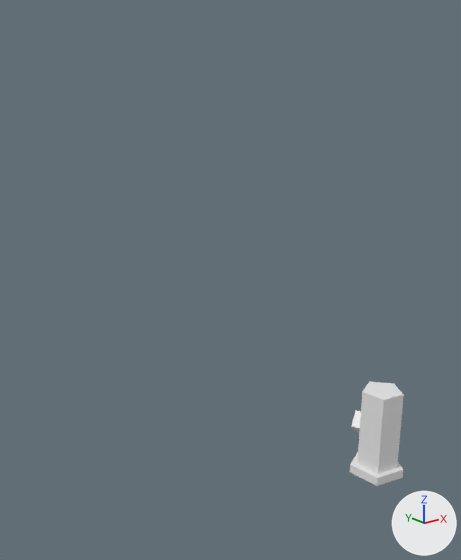
What one commit did to the OBJ model assets/models/pipe/pipe.obj.
Before and after are seen from a camera (50 mm lens) standing at (-15.88, -11.82, 12.86) and looking at (-5.75, 0.84, 7.79). Arrows for +X, +Y and +Z are at lower right; the lights stay in place. The first picture is the older version. Where no turn or scale is listed for an object, it has been applied to the vertices.

Names of what the first picture shows: 'Valve_Pipe'.
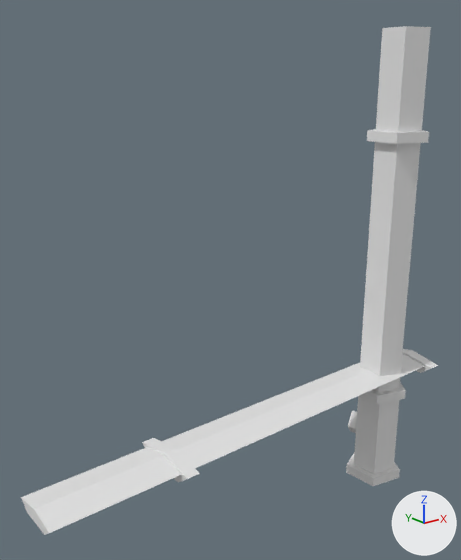
What differs and where, as boxes [x1, y1, x2, y2] in the pictures (461 x 560 px; the box of a moved part takes in the faces that stretch with it):
'Valve_Pipe', reshaped (660% wider, 386% taller)
    before: [350, 382, 404, 486]
    after: [21, 26, 438, 535]
part 1 of me_valve_pipe, moved or reshaped
    before: [350, 452, 403, 486]
    after: [346, 452, 400, 486]
part 2 of me_valve_pipe, moved or reshaped
    before: [351, 382, 404, 474]
    after: [348, 396, 400, 474]
part 3 of me_valve_pipe, added
    after: [21, 26, 438, 535]

The edits, one by one:
me_valve_pipe is used by ob_valve_pipe; location (0.0, 0.0, 0.0).
me_valve_pipe had 31 vertices, 22 faces and spanned x -0.8..0.93, y -0.85..0.93, z 0.0..3.06.
me_valve_pipe now has 119 vertices, 78 faces and spans x -11.84..1.62, y -0.97..1.09, z 0.0..14.24.
me_valve_pipe part 1: the loose piece of 11 vertices spanning x -0.8..0.93, y -0.85..0.91, z 0.0..0.31 is moved by (-0.11, 0.07, 0.0).
me_valve_pipe part 2: the loose piece of 20 vertices spanning x -0.71..0.7, y -0.66..0.93, z 0.31..3.06 is moved by (-0.11, 0.07, 0.0).
Part 3, on me_valve_pipe:
48 vertices are added at x -11.84..1.62, y -0.97..1.09, z 3.02..11.45.
10 new vertices lie (0.36, 0.0, 0.0) away from vertices in x -8.5..1.26, y -0.97..1.09, z 3.52..4.02.
10 new vertices lie (0.0, 0.0, 0.3) away from vertices in x -0.85..0.79, y -0.81..0.91, z 3.02..11.15.
5 new vertices lie (9.42, 0.0, 0.0) away from vertices in x -8.16, y -0.71..0.84, z 3.58..3.96.
5 new vertices lie (3.34, 0.0, 0.0) away from vertices in x -11.84, y -0.71..0.84, z 3.58..3.96.
5 new vertices lie (0.0, 0.0, 7.85) away from vertices in x -0.64..0.59, y -0.59..0.7, z 3.32.
5 new vertices lie (0.0, 0.0, 2.79) away from vertices in x -0.64..0.59, y -0.59..0.7, z 11.45.
56 new faces join them.
